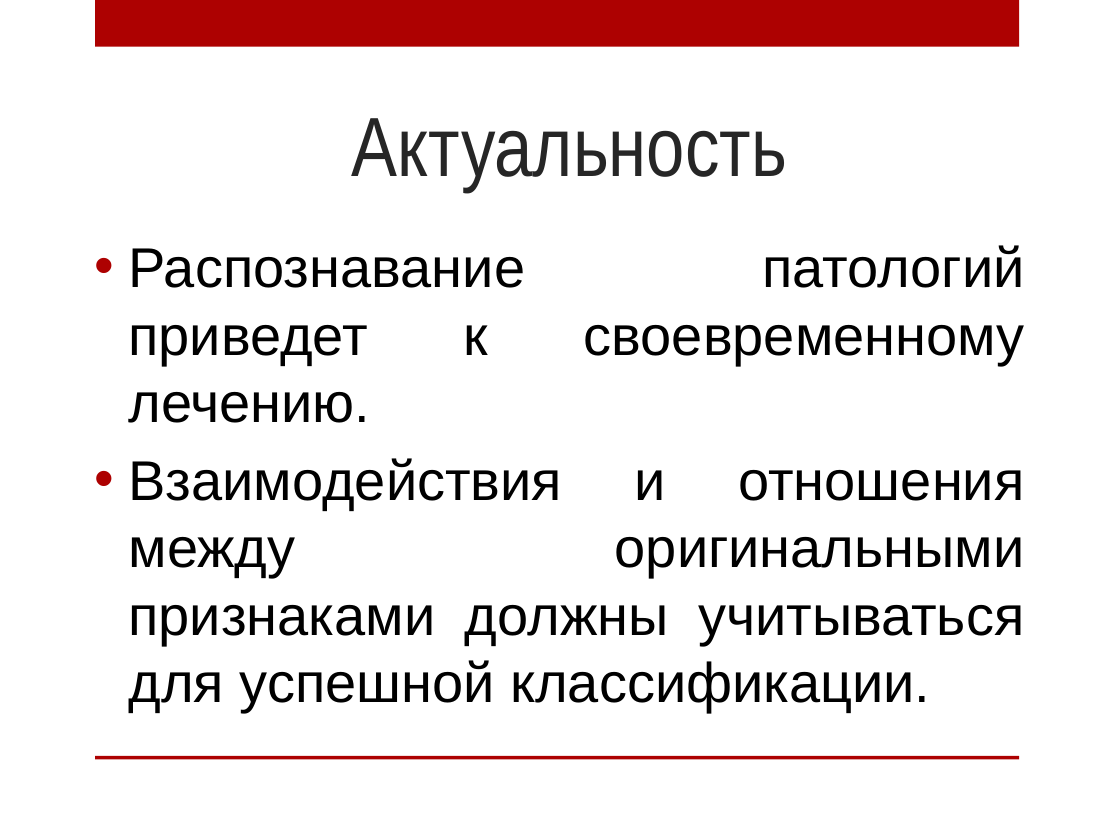
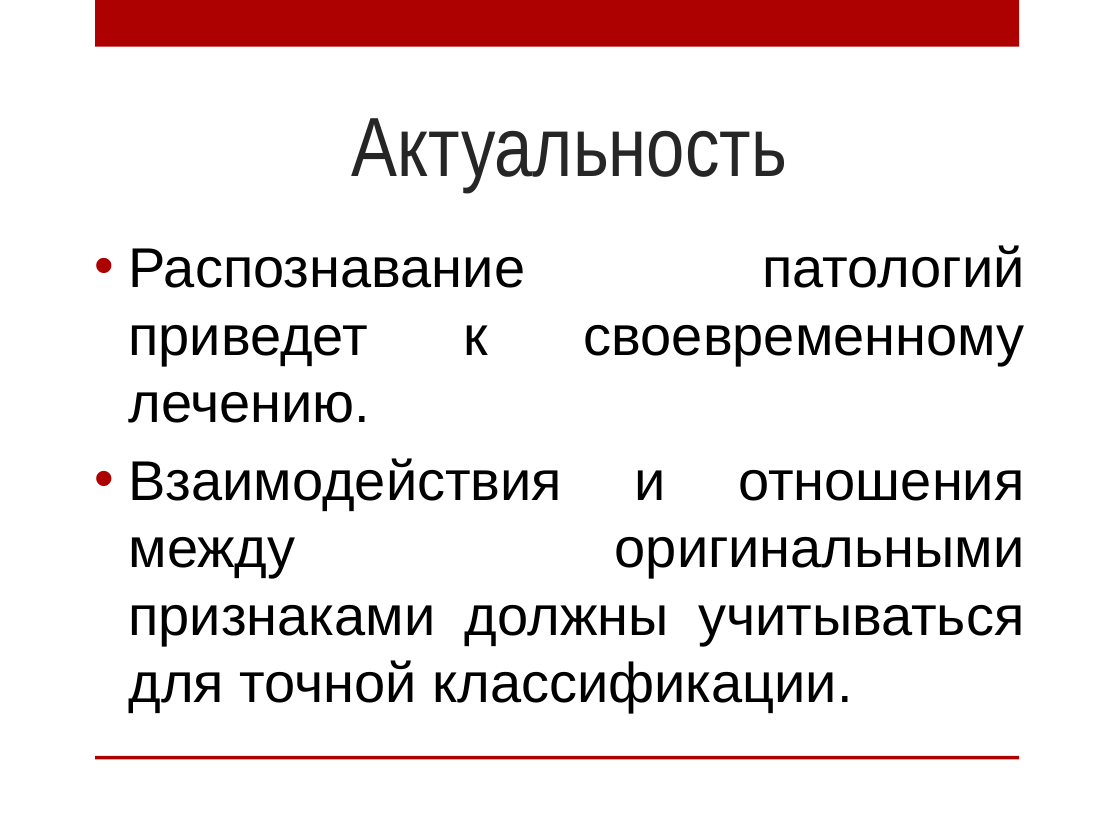
Before and after one commit to AnnaIbakaeva/Genetic, a slide deck: slide 6 of Диплом/Магистратура.Ибакаева.pptx (slide 5 before the commit). Drawn at 1120x840 pixels with LibreOffice and Linux fonts; fonts in the diff are those of the drawing; background and template pictures are left out. Boxes give left, top, right and bottom in pixels: in the first picture for what was removed or moved away, otherwise in the second. Text is boxed around its words. In the diff, an @@ line names an element or a change of style, - is before the commit and + after.

```diff
--- a/Диплом/Магистратура.Ибакаева.pptx
+++ b/Диплом/Магистратура.Ибакаева.pptx
@@ text at (129,458,1025,712): text changed @@
-• Взаимодействия и отношения между оригинальными признаками должны учитываться для успешной классификации.
+• Взаимодействия и отношения между оригинальными признаками должны учитываться для точной классификации.
```
Also in this commit, not shown: 3 other slides changed, 1 slide added, 3 other files.
